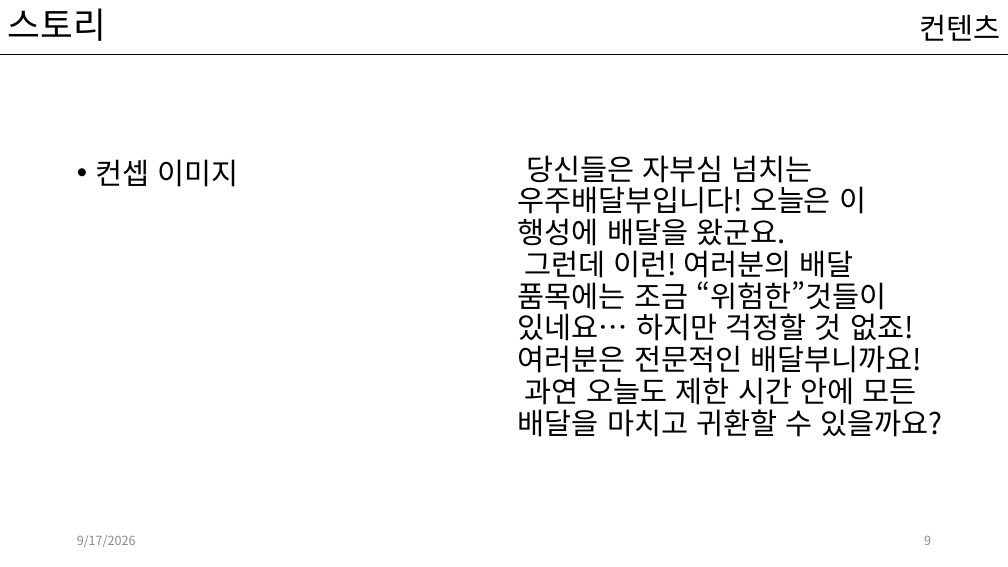
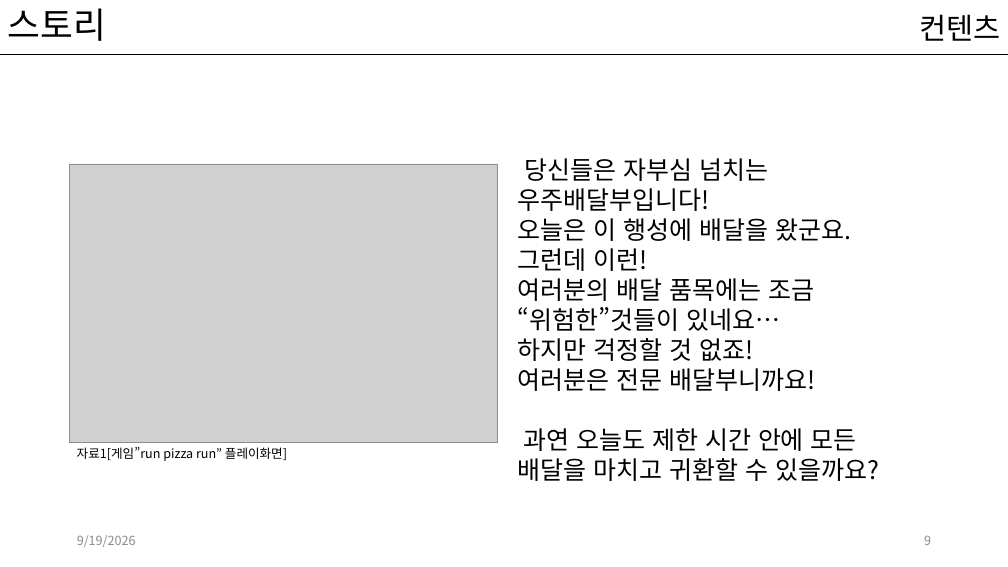
Before and after one commit to kwakyerin/2026_Graduation_Project, a slide deck: slide 9 of documents/HyunahKwon/design/designing/배트와 달트_기획서.pptx. Drawn at 1008x567 pixels with LibreOffice and Linux fonts; fonts in the diff are those of the drawing; grey boxes stand for pictures. Boxes give left, top, right and bottom in pixels: in the first picture for what was removed or moved away, otherwise in the second. Text is boxed around its words. In the diff, an @@ line names an element or a change of style, - is before the commit and + after.

Commit message:
이미지 추가, 가독성, 일부 내용 수정

```diff
--- a/documents/HyunahKwon/design/designing/배트와 달트_기획서.pptx
+++ b/documents/HyunahKwon/design/designing/배트와 달트_기획서.pptx
@@ picture added at <box>70,164,498,443</box> @@
@@ text removed at <box>96,159,239,187</box> @@
-• 컨셉 이미지
@@ text at <box>518,158,879,481</box>: text changed; size 28 to 23.8 pt @@
-당신들은 자부심 넘치는 우주배달부입니다! 오늘은 이 행성에 배달을 왔군요.
-그런데 이런! 여러분의 배달 품목에는 조금 “위험한”것들이 있네요… 하지만 걱정할 것 없죠! 여러분은 전문적인 배달부니까요!
-과연 오늘도 제한 시간 안에 모든 배달을 마치고 귀환할 수 있을까요?
+당신들은 자부심 넘치는
+우주배달부입니다!
+오늘은 이 행성에 배달을 왔군요.
+그런데 이런!
+여러분의 배달 품목에는 조금
+“위험한”것들이 있네요…
+하지만 걱정할 것 없죠!
+여러분은 전문 배달부니까요!
+과연 오늘도 제한 시간 안에 모든 배달을 마치고 귀환할 수 있을까요?
@@ text added at <box>77,447,287,461</box>, 12 pt, text #000000 @@
+자료1[게임”run pizza run” 플레이화면]
@@ text at <box>77,535,136,547</box>: text changed @@
-9/17/2026
+9/19/2026
```
Also in this commit, not shown: 14 other slides changed, 1 slide added.
